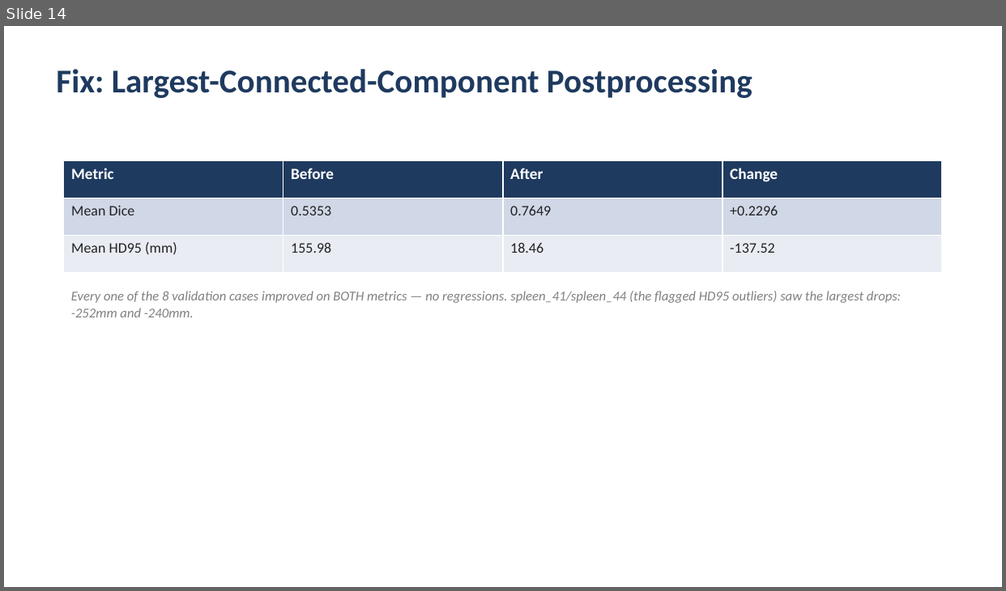
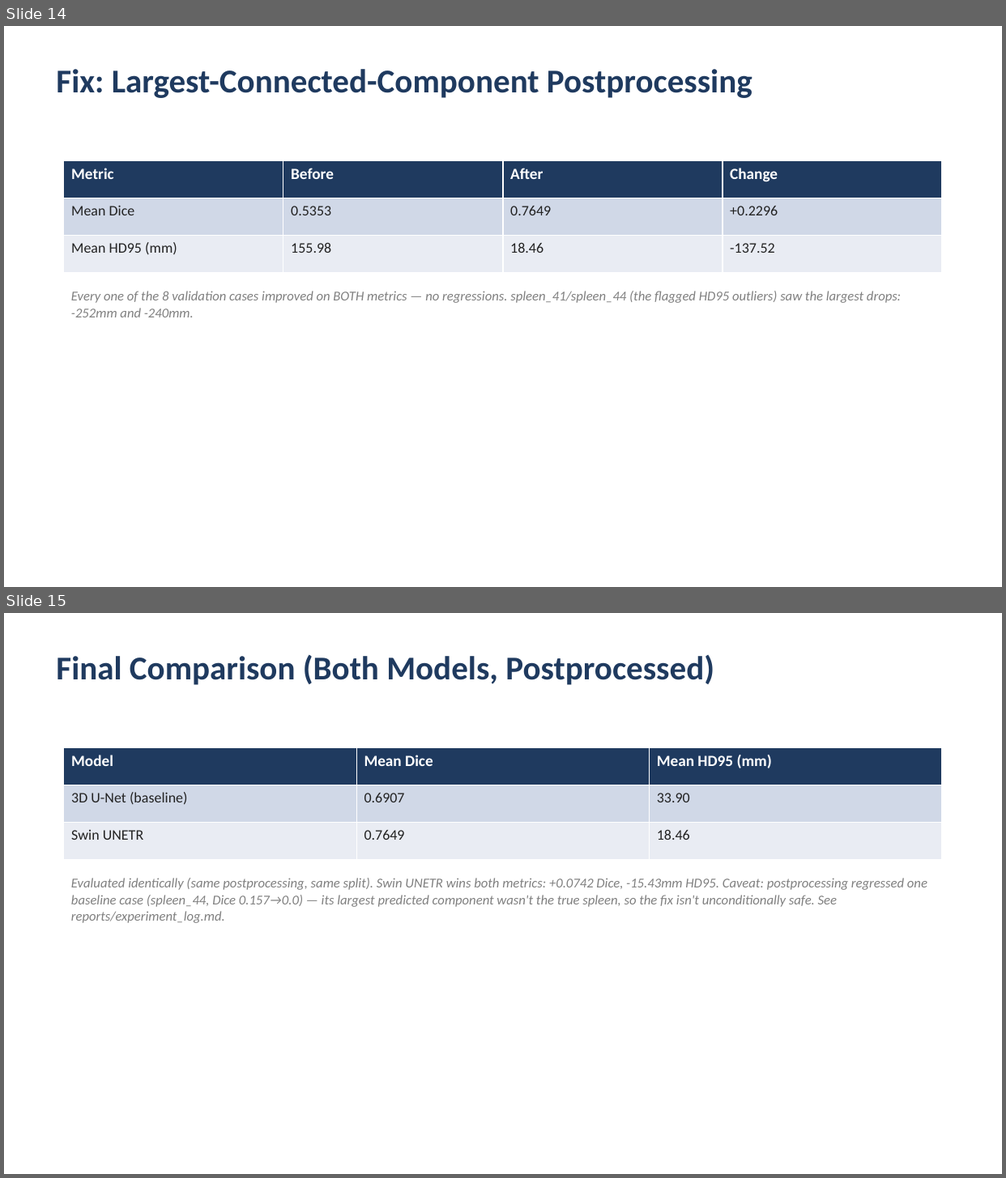
Before and after one commit to amiteliya1/Shenkar-AI-Final-Project, a slide deck: presentation/final_presentation.pptx. Shown one above the other, each under a label of ours: slide 14 before the commit, slides 14 and 15 after it. The pictures are 1006x591 and 1006x1178 pixels, drawn with LibreOffice and Linux fonts; fonts in the diff are those of the drawing. Boxes give left, top, right and bottom in pixels: in the first picture for what was removed or moved away, otherwise in the second. Text is boxed around its words. In the diff, an @@ line names an element or a change of style, - is before the commit and + after.

```diff
--- a/presentation/final_presentation.pptx
+++ b/presentation/final_presentation.pptx
@@ slide 15 added at bbox=[4, 613, 1002, 1174], background #FFFFFF @@
@@ text added at bbox=[56, 654, 714, 685], 32 pt, text #1F3A5F, bold @@
+Final Comparison (Both Models, Postprocessed)
@@ table added at bbox=[64, 747, 942, 860], 3 rows, 3 columns @@
+Model | Mean Dice | Mean HD95 (mm)
+3D U-Net (baseline) | 0.6907 | 33.90
+Swin UNETR | 0.7649 | 18.46
@@ text added at bbox=[71, 878, 927, 923], 13 pt, text #808080, italic @@
+Evaluated identically (same postprocessing, same split). Swin UNETR wins both metrics: +0.0742 Dice, -15.43mm HD95. Caveat: postprocessing regressed one baseline case (spleen_44, Dice 0.157→0.0) — its largest predicted component wasn't the true spleen, so the fix isn't unconditionally safe. See reports/experiment_log.md.
```
Also in this commit, not shown: 3 slides changed, 1 slide removed, 4 other files.
